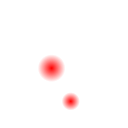
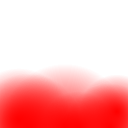
Two versions of the same layered image (128px x 128px). Layer-by-layer changes:
pixels changed over (0, 55, 128, 128) (layer not identified)